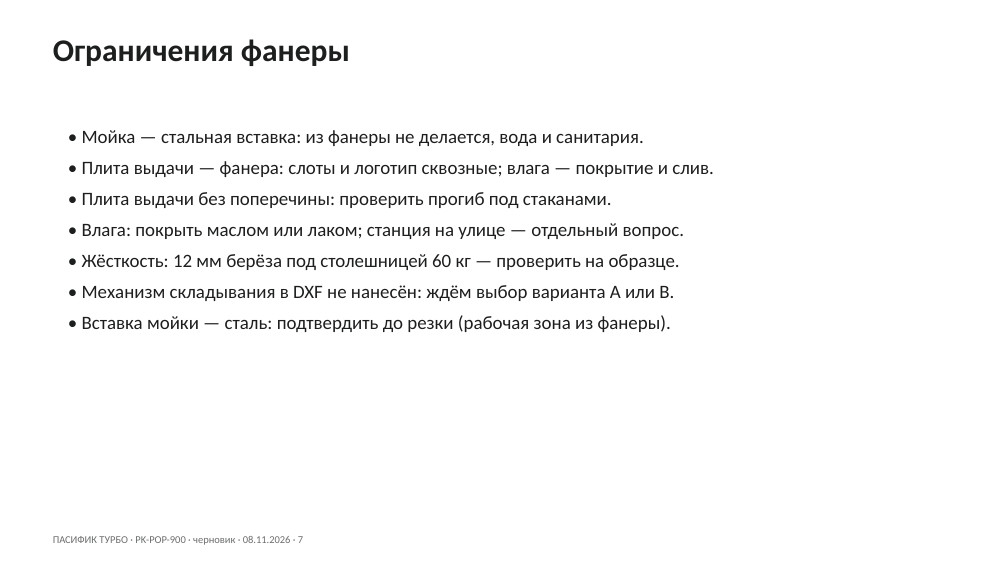
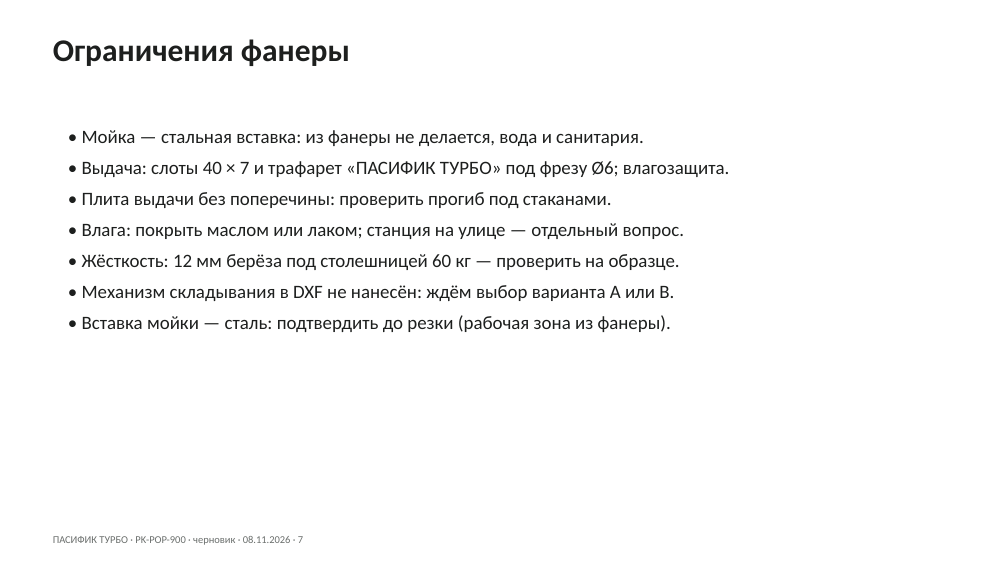
Before and after one commit to horaanlika-droid/pacific, a slide deck: slide 7 of docs/popup/PK-POP-900_prezentatsiya.pptx. Drawn at 1008x567 pixels with LibreOffice and Linux fonts; fonts in the diff are those of the drawing. Boxes give left, top, right and bottom in pixels: in the first picture for what was removed or moved away, otherwise in the second. Text is boxed around its words. In the diff, an @@ line names an element or a change of style, - is before the commit and + after.

```diff
--- a/docs/popup/PK-POP-900_prezentatsiya.pptx
+++ b/docs/popup/PK-POP-900_prezentatsiya.pptx
@@ text at (82,161,729,177): text changed @@
-• Плита выдачи — фанера: слоты и логотип сквозные; влага — покрытие и слив.
+• Выдача: слоты 40 × 7 и трафарет «ПАСИФИК ТУРБО» под фрезу Ø6; влагозащита.
```
Also in this commit, not shown: 2 other slides changed, 10 other files.
